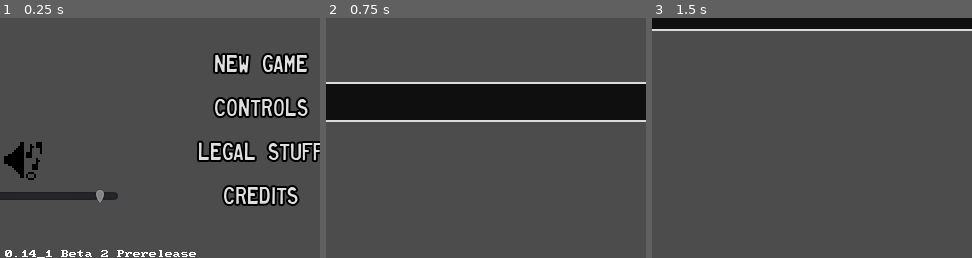
Above: before the commit, frames 1-3 (left to right).
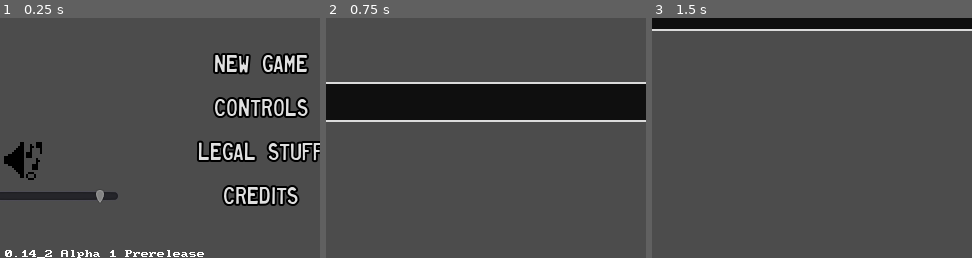
Above: after the commit, the same moments.

Repository: swashdev/minigame-madness
Game: Godot game, scene res://master/scenes/master.tscn
Two runs of this game, one before a commit and one after it. Both use one fixed random seed, a clock stepped at 60 frames per second and the inputs below.
Inputs (mouse positions are % of the whole screen's width and height, from its top left):
- Up to frame 1 (0.25 s): no input
- Up to frame 2 (0.75 s): click "New Game" at 0.5 s
- Up to frame 3 (1.5 s): tap Enter at 1.25 s; move the mouse to (72, 45) at 1.27 s; hold Right (move_right) from 1.28 s (still down); hold Space (action) from 1.28 s (still down)
The pictures show only the part of the screen within x 9-59%, y 50-100%; the shares and areas given below are measured in that part.

The runs differ from the first frame. In frame 1, 0.5% of the frame differs, in the area x 14-64%, y 96-100%; in frame 2, nothing differs; in frame 3, nothing differs.

Commit message:
Bump version to 0.14_2-alpha.1

Diff:
--- a/master/singletons/version.gd
+++ b/master/singletons/version.gd
@@ -4,9 +4,9 @@
 
 const MAJOR: int = 0
 const MINOR: int = 14
-const MINOR_2nd: int = 1
+const MINOR_2nd: int = 2
 const PATCH: int = 0
-const BUILD: String = "beta.2.pre"
+const BUILD: String = "alpha.1.pre"
 
 
 # Returns the version number in its preferred pseudo-semantic versioning form.
